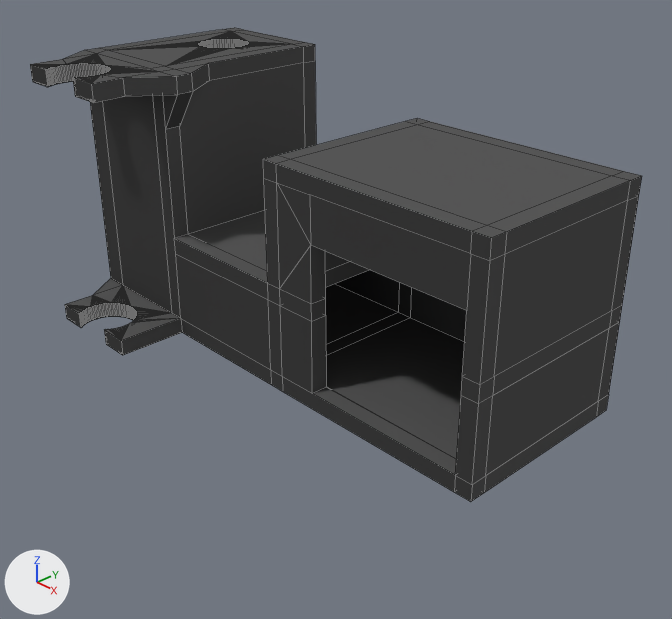
What one commit did to the Blender file case/body.blend.
Before and after are seen from a 50 mm camera at (0.2045, -0.1582, 0.0446) aimed at (0.0714, -0.0327, -0.0463). The lights are fixed; the arrows at lower left show +X, +Y and +Z. Mesh edges are drawn as thin lines.
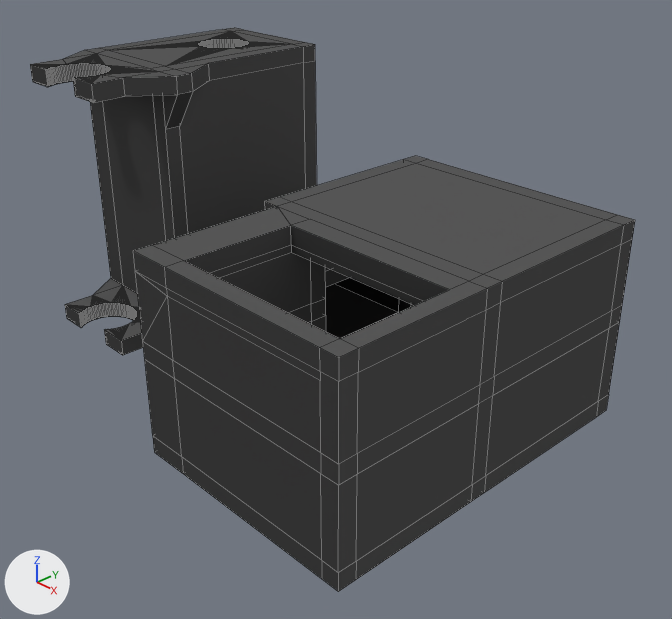
Commit message: add retention screw hole

Boxes [x1, y1, x2, y2] around the edits, measured in the pictures (672 x 619 px):
```json
{"object": "Cube", "change": "reshaped", "before": [30, 28, 642, 502], "after": [30, 28, 635, 592], "on screen": "19% taller"}
{"part": 1, "of": "me_cube", "change": "built on", "before": [263, 118, 642, 502], "after": [133, 156, 635, 592]}
```

Edits to the scene script, one JSON object a line:
```json
{"block": "me_cube", "where": "# used by ob_cube; location = (0.0, 0.0, 0.0)"}
{"op": "remove", "block": "me_cube", "code": "me_cube.from_pydata(...)  # 846 vertices, 1183 faces; spans x -0.006..0.12, y -0.0612..0.002, z -0.065..0.0"}
{"op": "add", "block": "me_cube", "code": "me_cube.from_pydata(...)  # 1042 vertices, 1452 faces; spans x -0.006..0.12, y -0.078..0.002, z -0.065..0.0"}
{"block": "me_cube", "change": "me_cube part 1"}
{"block": "me_cube", "change": "6 vertices are removed from x 0.066..0.12, y -0.044..-0.04, z -0.016..-0.012"}
{"block": "me_cube", "change": "32 faces are deleted"}
{"block": "me_cube", "change": "27 vertices in x 0.062..0.12, y -0.044..0.002, z -0.016..-0.012 move by (0.0, 0.0, -0.009)"}
{"block": "me_cube", "change": "1 vertex moves from x 0.076, y -0.044, z -0.016 to x 0.076, y -0.049, z -0.0266"}
{"block": "me_cube", "change": "77 vertices are added at x 0.076..0.116, y -0.078..-0.044, z -0.065..-0.0266"}
{"block": "me_cube", "change": "14 new vertices lie (0.0, -0.03, 0.0) away from vertices in x 0.066..0.12, y -0.044, z -0.065..-0.0395"}
{"block": "me_cube", "change": "12 new vertices lie (0.0, -0.004, 0.0) away from vertices in x 0.066..0.12, y -0.074..-0.04, z -0.065..-0.012"}
{"block": "me_cube", "change": "8 new vertices lie (0.01, 0.0, 0.0) away from vertices in x 0.066, y -0.078..-0.04, z -0.065..-0.016"}
{"block": "me_cube", "change": "5 new vertices lie (0.0, 0.0, 0.0145) away from vertices in x 0.066..0.12, y -0.078..-0.04, z -0.0395"}
{"block": "me_cube", "change": "5 new vertices lie (0.0, 0.0, 0.004) away from vertices in x 0.066..0.12, y -0.078..-0.074, z -0.065..-0.025"}
{"block": "me_cube", "change": "5 new vertices lie (-0.004, 0.0, 0.0) away from vertices in x 0.12, y -0.078..-0.074, z -0.0435..-0.021"}
{"block": "me_cube", "change": "5 new vertices lie (0.0, -0.005, 0.0) away from vertices in x 0.066..0.12, y -0.044, z -0.0266..-0.012"}
{"block": "me_cube", "change": "5 new vertices lie (0.0, 0.0, 0.0016) away from vertices in x 0.076..0.116, y -0.078..-0.044, z -0.0266..-0.016"}
{"block": "me_cube", "change": "66 new vertices lie (0.0, 0.0, 0.004) away from vertices in x 0.076..0.1068, y -0.078..-0.0504, z -0.065..-0.025"}
{"block": "me_cube", "change": "301 new faces join them"}
```
